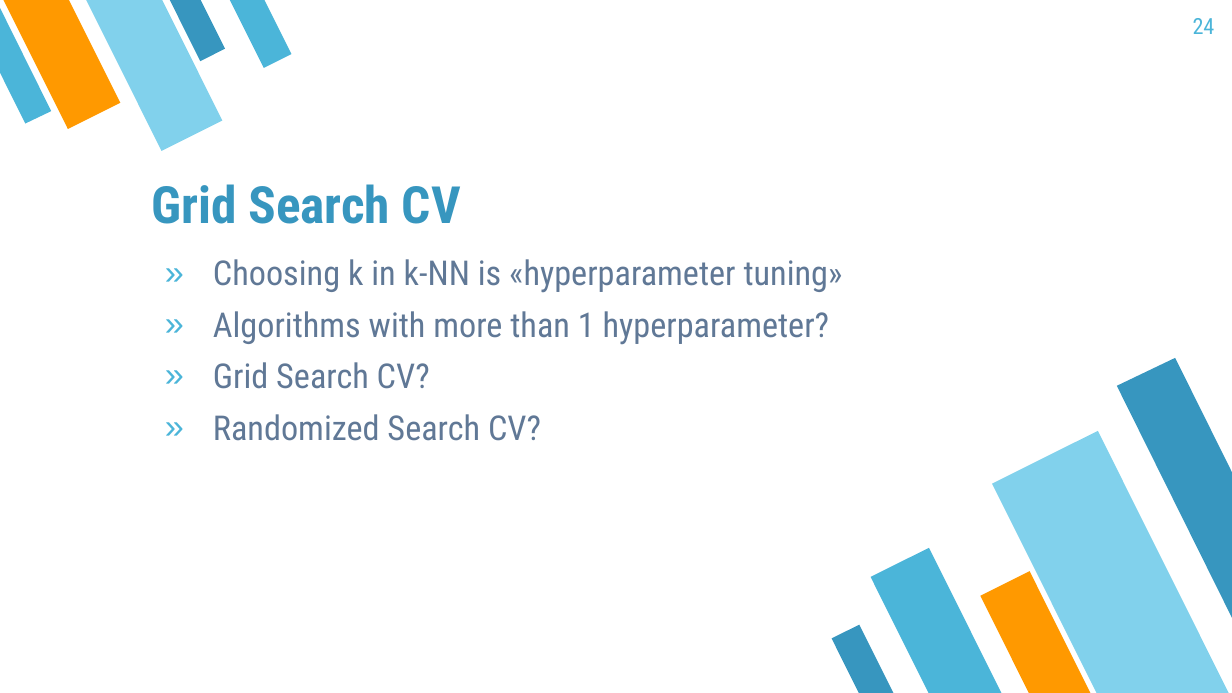
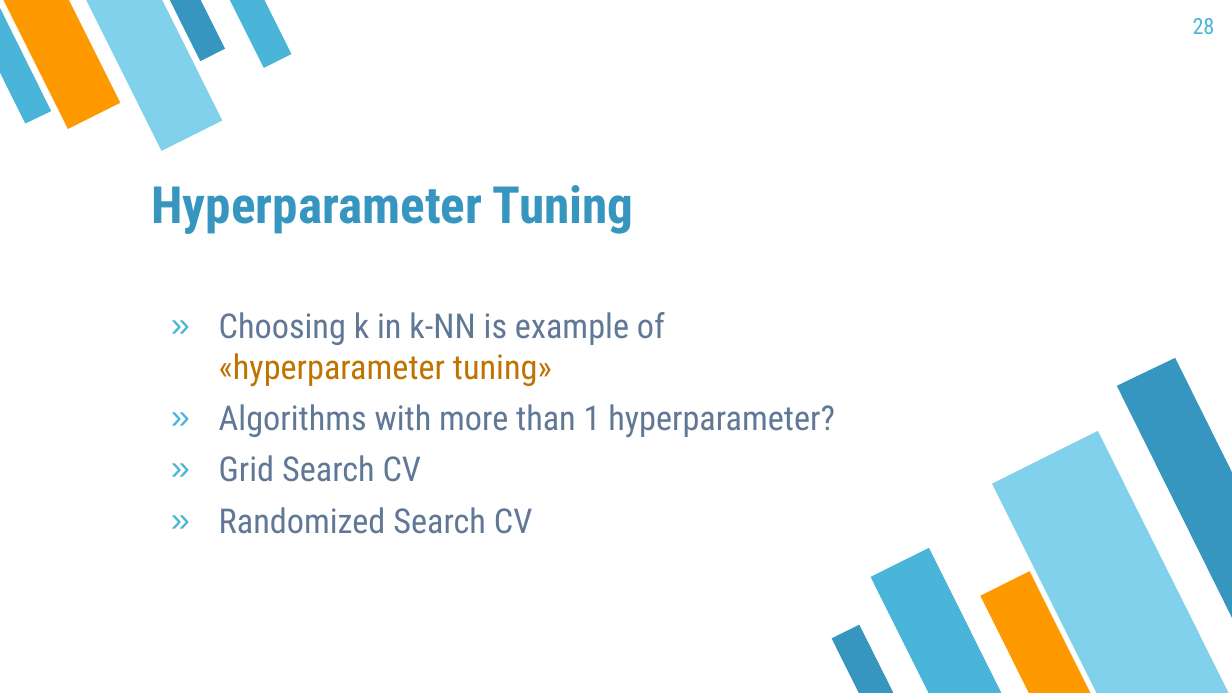
Before and after one commit to mayer79/ml_lecture, a slide deck: slide 28 of slides/DRAFT.pptx (slide 24 before the commit). Drawn at 1232x693 pixels with LibreOffice and Linux fonts; fonts in the diff are those of the drawing. Boxes give left, top, right and bottom in pixels: in the first picture for what was removed or moved away, otherwise in the second. Text is boxed around its words. In the diff, an @@ line names an element or a change of style, - is before the commit and + after.

```diff
--- a/slides/DRAFT.pptx
+++ b/slides/DRAFT.pptx
@@ page number at (x1=1193, y1=18, x2=1215, y2=34): text changed @@
-24
+28
@@ title at (x1=151, y1=185, x2=634, y2=234): text changed @@
-Grid Search CV
+Hyperparameter Tuning
@@ text "Choosing k in k-NN is ..." moved from (x1=213, y1=259, x2=843, y2=441) to (x1=219, y1=312, x2=835, y2=534) @@
@@ text at (x1=219, y1=312, x2=665, y2=387): text changed @@
-» Choosing k in k-NN is «hyperparameter tuning»
+» Choosing k in k-NN is example of
+  «hyperparameter tuning»
@@ text at (x1=219, y1=455, x2=533, y2=534): text changed @@
-» Grid Search CV?
-» Randomized Search CV?
+» Grid Search CV
+» Randomized Search CV
```
Also in this commit, not shown: 24 other slides changed, 4 slides added, 2 other files.
